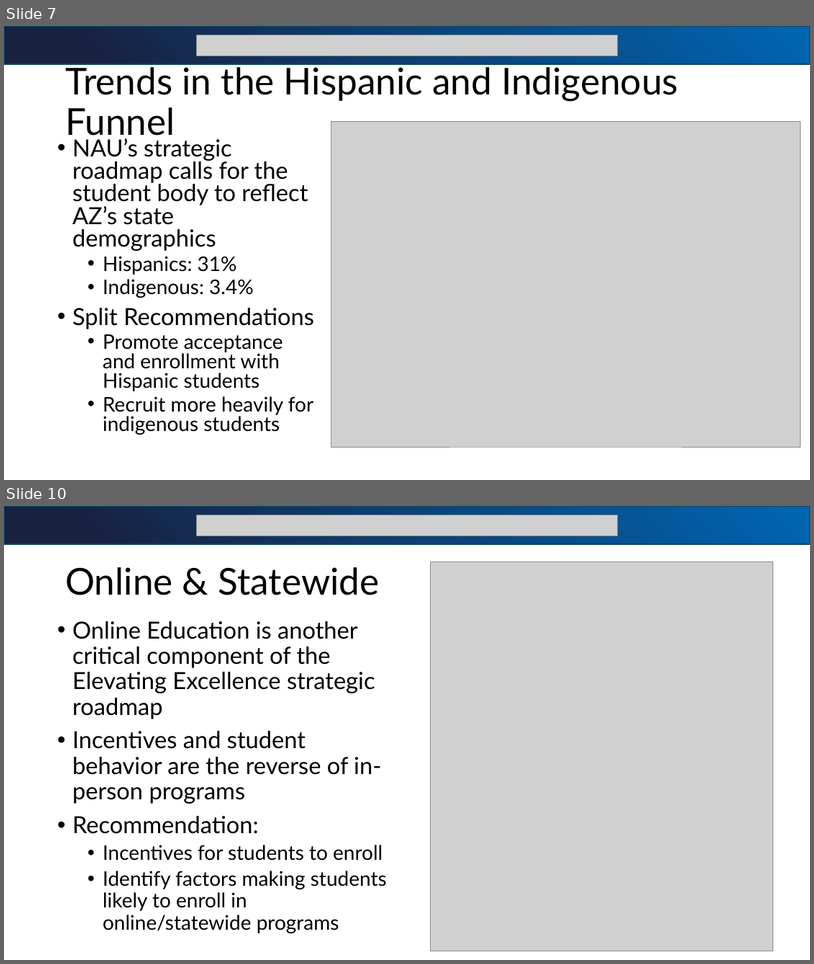
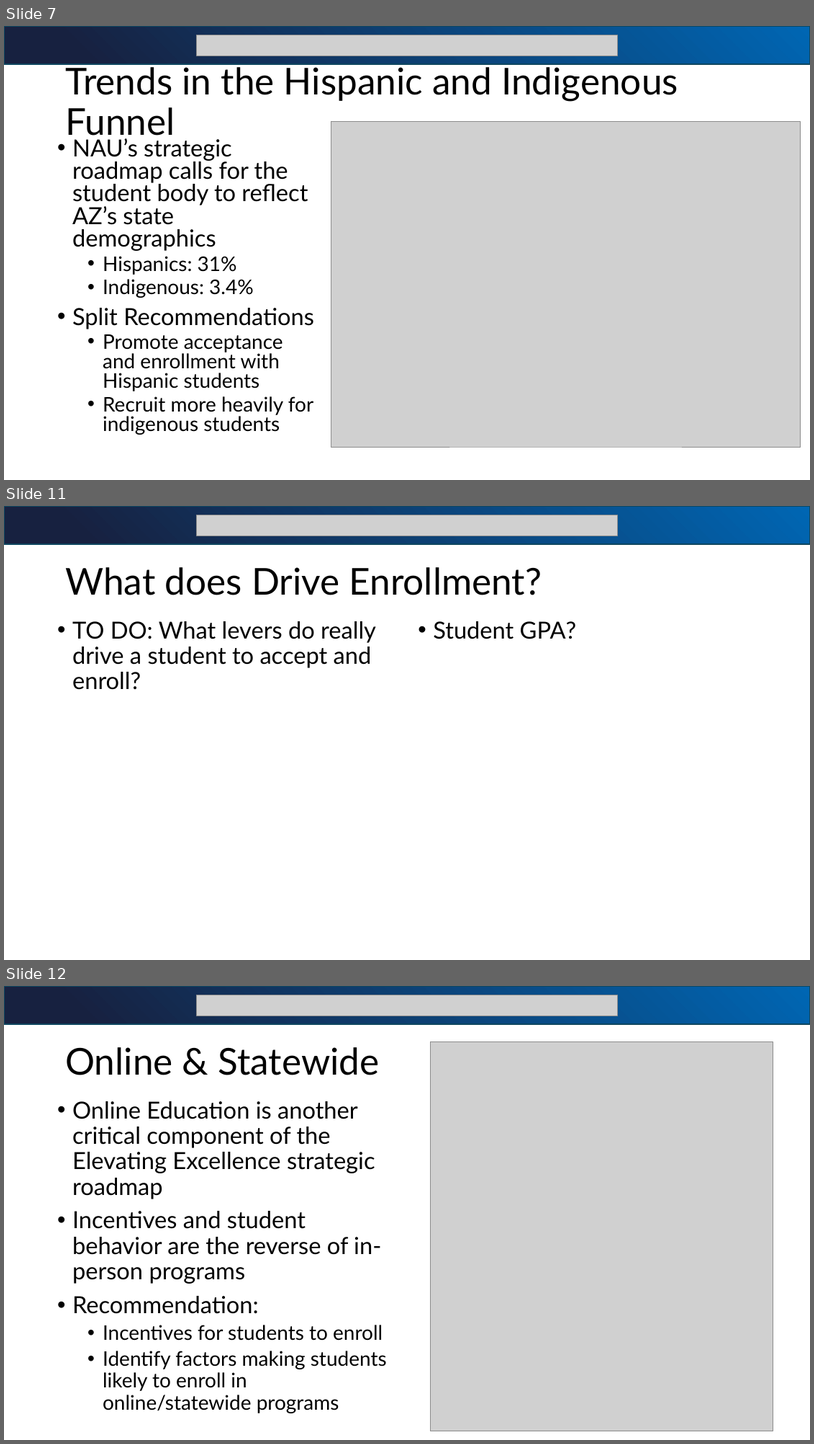
Before and after one commit to bjjefferies/bia_sr_sem_presentation, a slide deck: BIA_SEM_Presentation1.pptx. Shown one above the other, each under a label of ours: slides 7 and 10 before the commit, slides 7, 11 and 12 after it; the slides between them are not shown. The pictures are 814x964 and 814x1444 pixels, drawn with LibreOffice and Linux fonts; fonts in the diff are those of the drawing; grey boxes stand for pictures. Boxes give left, top, right and bottom in pixels: in the first picture for what was removed or moved away, otherwise in the second. Text is boxed around its words. In the diff, an @@ line names an element or a change of style, - is before the commit and + after.

```diff
--- a/BIA_SEM_Presentation1.pptx
+++ b/BIA_SEM_Presentation1.pptx
@@ slide 11 added at (4,506,810,960), background #FFFFFF @@
@@ rectangle added at (4,506,810,544), fill gradient #172140 to #0066B3, outline #104760 1.5 pt @@
@@ picture added at (197,515,618,536) @@
@@ title added at (65,567,542,595), 44 pt, text #000000 @@
+What does Drive Enrollment?
@@ text added at (72,621,376,690), 28 pt, text #000000 @@
+• TO DO: What levers do really drive a student to accept and enroll?
@@ text added at (433,621,576,639), 28 pt, text #000000 @@
+• Student GPA?
@@ what was slide 10 is now slide 12 @@
```
Also in this commit, not shown: 2 slides changed, 2 other slides added, 5 other files.
